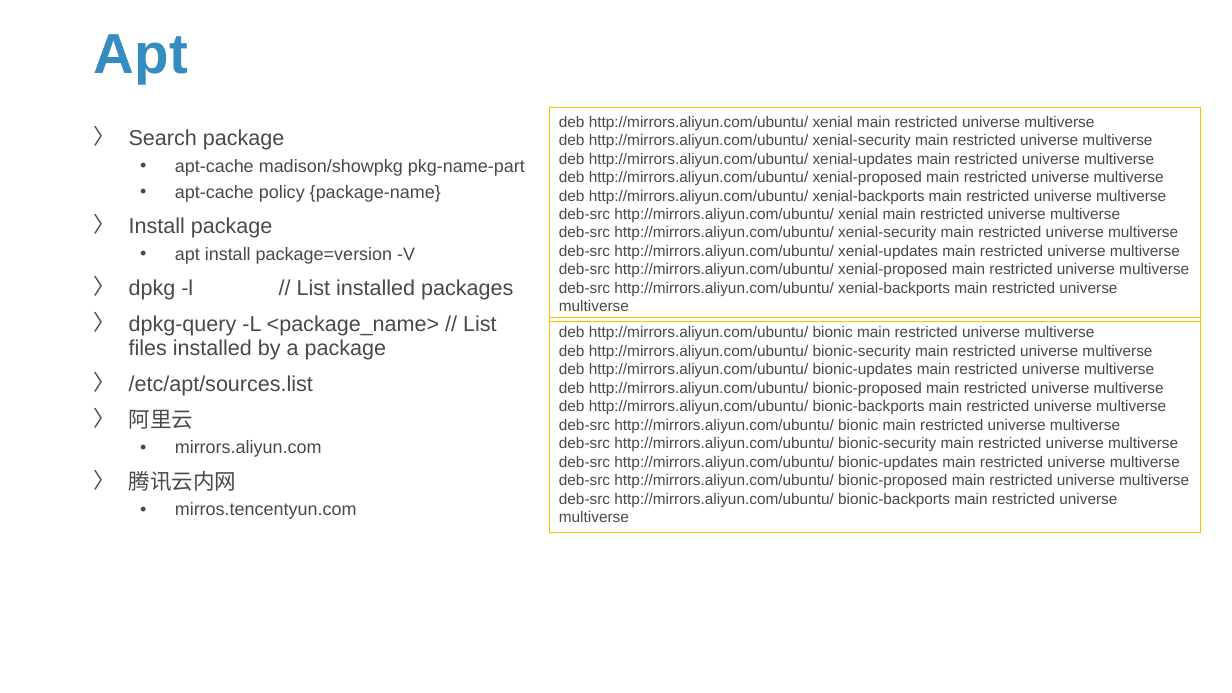
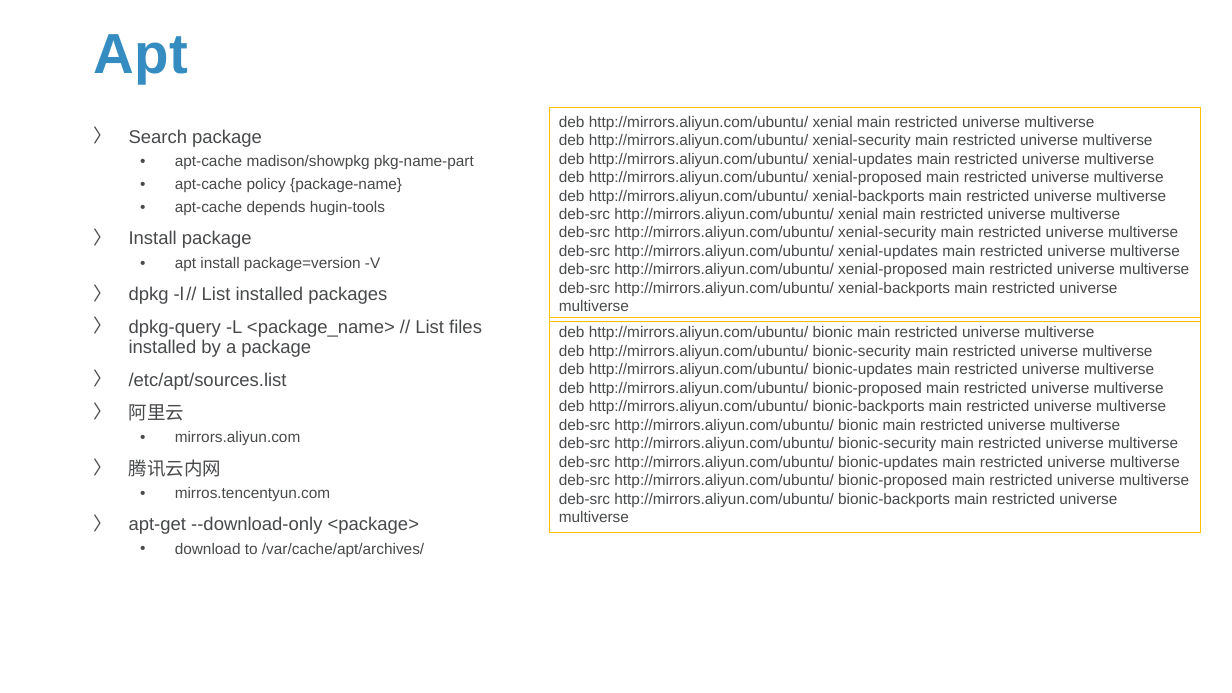
Before and after one commit to Sparks-Lu/TechNotes, a slide deck: slide 10 of Linux/Linux_Notes.pptx (slide 8 before the commit). Drawn at 1232x693 pixels with LibreOffice and Linux fonts; fonts in the diff are those of the drawing; background and template pictures are left out. Boxes give left, top, right and bottom in pixels: in the first picture for what was removed or moved away, otherwise in the second. Text is boxed around its words. In the diff, an @@ line names an element or a change of style, - is before the commit and + after.

```diff
--- a/Linux/Linux_Notes.pptx
+++ b/Linux/Linux_Notes.pptx
@@ text at [129,129,482,501]: size 16.8 to 14.4 pt in "Search package", "Install package", "dpkg -l // List installed packages", "dpkg-query -L <package_name> // List files installed ..." and 3 more places; size 14 to 12 pt in "apt-cache madison/showpkg pkg-name-part", "apt-cache policy {package-name}", "apt install package=version -V", "mirrors.aliyun.com" and 1 more places @@
@@ text at [175,201,385,215]: paragraph added @@
+  • apt-cache depends hugin-tools
@@ text at [129,516,424,557]: paragraphs added @@
+〉 apt-get --download-only <package>
+  • download to /var/cache/apt/archives/
```
Also in this commit, not shown: 18 other slides changed, 11 slides added, 16 other files.
